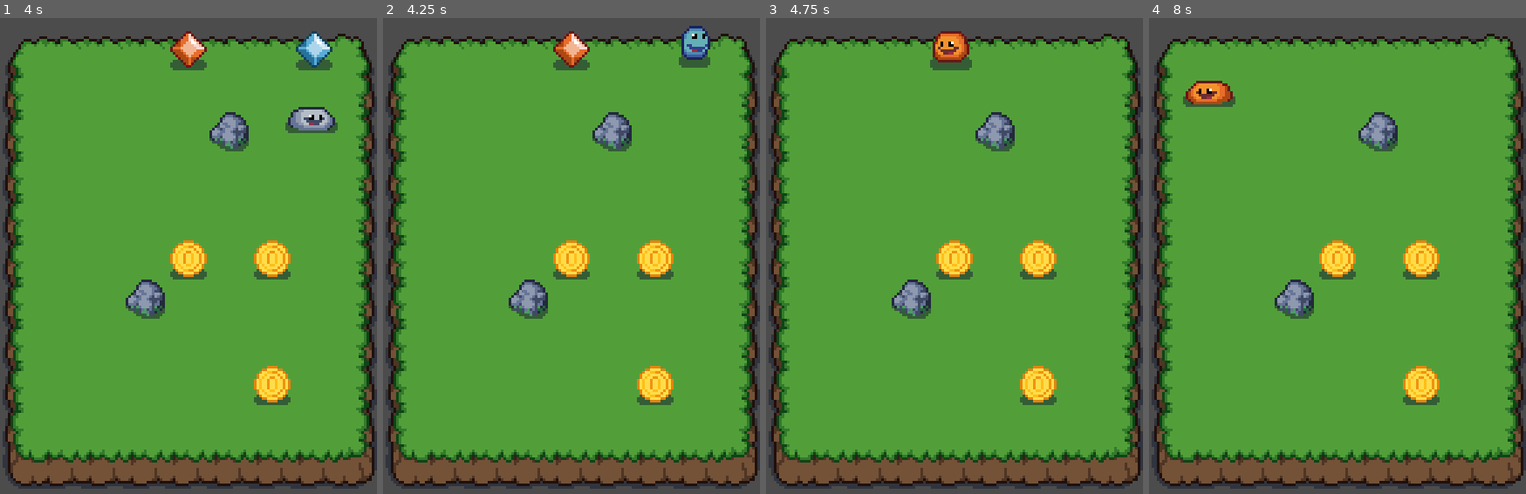
Above: before the commit, frames 1-4 (left to right).
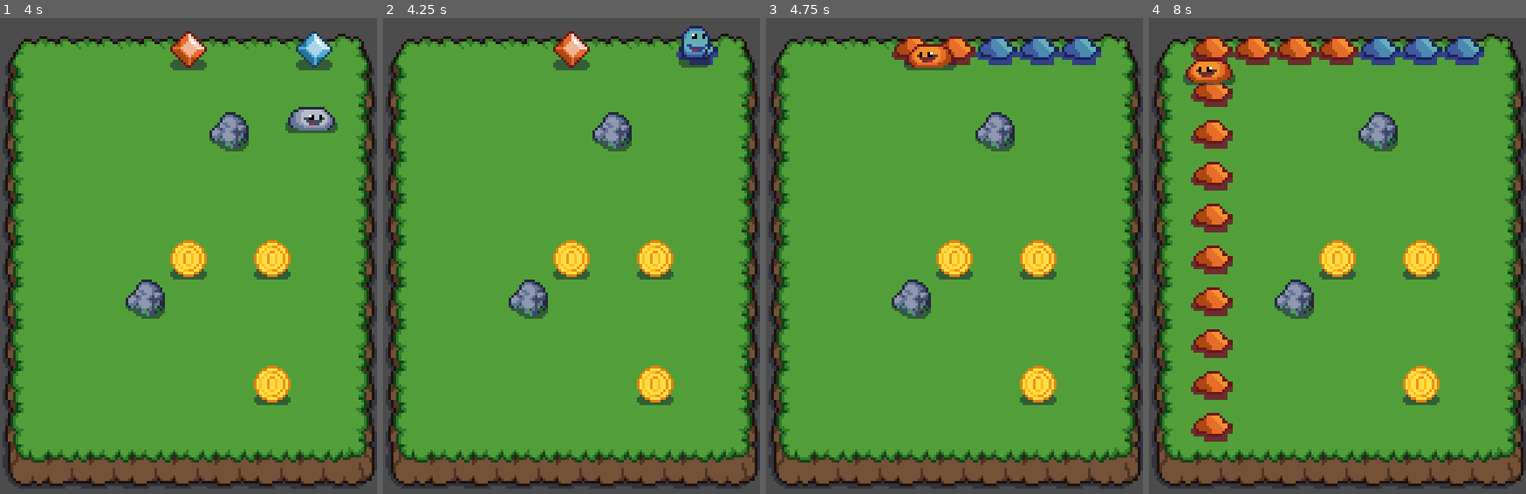
Above: after the commit, the same moments.

Repository: renancvalladao/slime-puzzle-godot
Game: Godot game, scene res://scenes/level.tscn
Two runs of this game, one before a commit and one after it. Both use one fixed random seed, a clock stepped at 60 frames per second and the inputs below.
Inputs:
- Up to frame 1 (4 s): hold Right (ui_right) 0.53-1.28 s; hold Down (ui_down) 1.28-2.03 s; hold Right (ui_right) 2.03-2.78 s; hold Up (ui_up) 2.78-3.53 s; hold Left (ui_left) from 3.53 s (still down)
- Up to frame 2 (4.25 s): keep holding Left (ui_left)
- Up to frame 3 (4.75 s): keep holding Left (ui_left)
- Up to frame 4 (8 s): release Left (ui_left) at 5.03 s; hold Down (ui_down) 5.03-5.78 s; hold Right (ui_right) 5.78-6.53 s; hold Up (ui_up) 6.53-7.28 s; hold Right (ui_right) from 7.28 s (still down)

Frame 1 is identical in both runs. In frame 2, 0.2% of the frame differs, in the area x 77-89%, y 5-10%; in frame 3, 2.7%; in frame 4, 8.4%, in the area x 9-89%, y 3-90%.

Commit message:
Adding paint area logic

Diff:
--- a/scenes/level.tscn
+++ b/scenes/level.tscn
@@ -1,10 +1,11 @@
-[gd_scene load_steps=8 format=2]
+[gd_scene load_steps=9 format=2]
 
 [ext_resource path="res://scenes/floor.tscn" type="PackedScene" id=1]
 [ext_resource path="res://scenes/stone.tscn" type="PackedScene" id=2]
 [ext_resource path="res://scenes/player.tscn" type="PackedScene" id=3]
 [ext_resource path="res://scenes/crystal_blue.tscn" type="PackedScene" id=4]
 [ext_resource path="res://scenes/crystal_orange.tscn" type="PackedScene" id=5]
+[ext_resource path="res://scenes/paint_area_container.tscn" type="PackedScene" id=6]
 [ext_resource path="res://scenes/coin.tscn" type="PackedScene" id=7]
 
 [sub_resource type="RectangleShape2D" id=1]
@@ -48,3 +49,7 @@
 
 [node name="Player" parent="." instance=ExtResource( 3 )]
 position = Vector2( 56, 152 )
+
+[node name="PaintAreaContainer" parent="." instance=ExtResource( 6 )]
+top_left = Vector2( 8, 8 )
+bottom_right = Vector2( 112, 152 )
--- /dev/null
+++ b/scenes/paint_area.tscn
@@ -0,0 +1,13 @@
+[gd_scene load_steps=3 format=2]
+
+[ext_resource path="res://scripts/paint_area.gd" type="Script" id=1]
+
+[sub_resource type="RectangleShape2D" id=1]
+extents = Vector2( 4, 4 )
+
+[node name="PaintArea" type="Area2D"]
+collision_layer = 4
+script = ExtResource( 1 )
+
+[node name="CollisionShape2D" type="CollisionShape2D" parent="."]
+shape = SubResource( 1 )
--- /dev/null
+++ b/scenes/paint_area_container.tscn
@@ -0,0 +1,6 @@
+[gd_scene load_steps=2 format=2]
+
+[ext_resource path="res://scripts/paint_area_container.gd" type="Script" id=1]
+
+[node name="PaintAreaContainer" type="Node"]
+script = ExtResource( 1 )
--- a/scenes/player.tscn
+++ b/scenes/player.tscn
@@ -56,6 +56,7 @@
 }
 
 [node name="Player" type="KinematicBody2D"]
+z_index = 1
 collision_mask = 6
 script = ExtResource( 1 )
 
--- /dev/null
+++ b/scripts/paint_area.gd
@@ -0,0 +1,21 @@
+extends Area2D
+
+var Util = preload("res://scripts/util.gd")
+var splatters = {
+	Util.Colors.BLUE: preload("res://scenes/splatter_blue.tscn"),
+	Util.Colors.ORANGE: preload("res://scenes/splatter_orange.tscn")
+}
+
+func _ready():
+	connect("body_entered", self, "_body_entered")
+
+func _body_entered(other: Node):
+	if (other.has_method("get_color")):
+		var color = other.get_color()
+		if color != Util.Colors.NO_COLOR:
+			var splatter_node = splatters[color].instance()
+			splatter_node.position = position
+			var parent = get_parent()
+			parent.call_deferred("add_child", splatter_node)
+			#parent.add_child(splatter_node)
+			queue_free()
--- /dev/null
+++ b/scripts/paint_area_container.gd
@@ -0,0 +1,14 @@
+extends Node
+
+var Util = preload("res://scripts/util.gd")
+var tile_size = Util.tile_size
+var paint_area = preload("res://scenes/paint_area.tscn")
+export(Vector2) var top_left
+export(Vector2) var bottom_right
+
+func _ready():
+	for x in range(top_left.x, bottom_right.x + tile_size, tile_size):
+		for y in range(top_left.y, bottom_right.y + tile_size, tile_size):
+			var paint_area_node = paint_area.instance()
+			paint_area_node.position = Vector2(x, y)
+			add_child(paint_area_node)
--- a/scripts/player.gd
+++ b/scripts/player.gd
@@ -1,6 +1,7 @@
 extends KinematicBody2D
 
-const Util = preload("res://scripts/util.gd")
+var Util = preload("res://scripts/util.gd")
+var tile_size = Util.tile_size
 var velocity: Vector2
 var speed: int = 100
 var color = Util.Colors.NO_COLOR
@@ -25,7 +26,7 @@
 	if velocity != Vector2.ZERO:
 		animation_player.play("walk")
 	else:
-		position = position.snapped(Vector2(8, 8))
+		position = position.snapped(Vector2(tile_size / 2, tile_size / 2))
 		animation_player.play("idle")
 
 	if velocity.x > 0:
@@ -35,4 +36,10 @@
 
 func change_color(new_color) -> void:
 	sprite.texture = sprites[new_color]
+	set_collision_mask_bit(new_color + 2, false)
+	if color != Util.Colors.NO_COLOR:
+		set_collision_mask_bit(color + 2, true)
 	color = new_color
+
+func get_color():
+	return color
--- a/scripts/util.gd
+++ b/scripts/util.gd
@@ -1,4 +1,6 @@
 extends Node
+
+const tile_size = 16
 
 enum Colors {
 	NO_COLOR,
